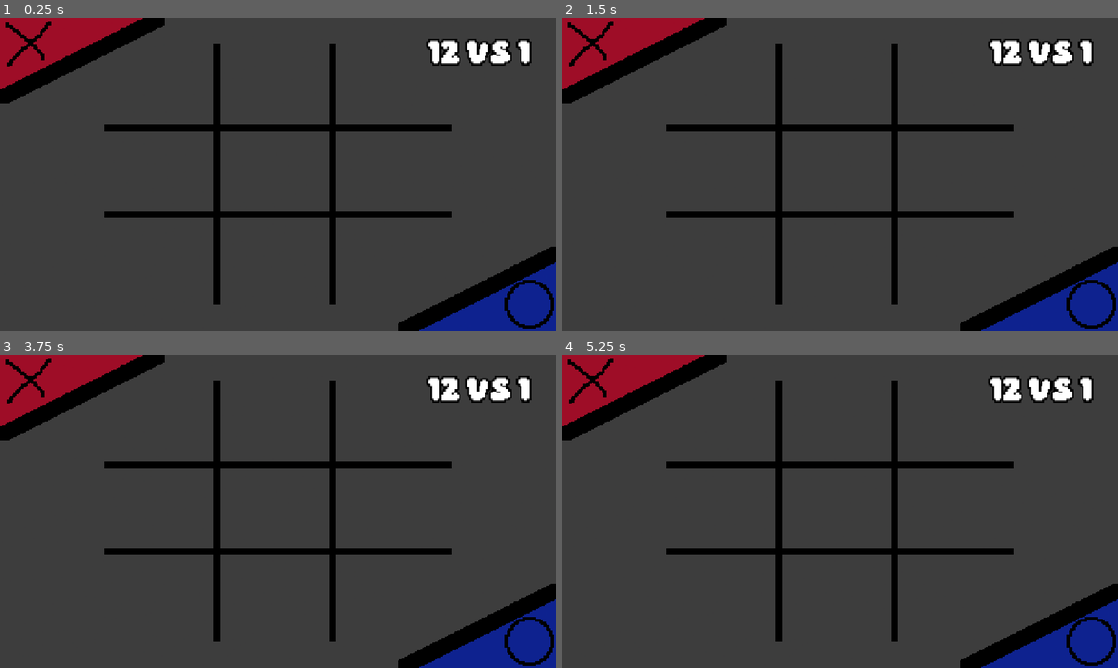
Above: before the commit, frames 1-4 (two rows, left to right).
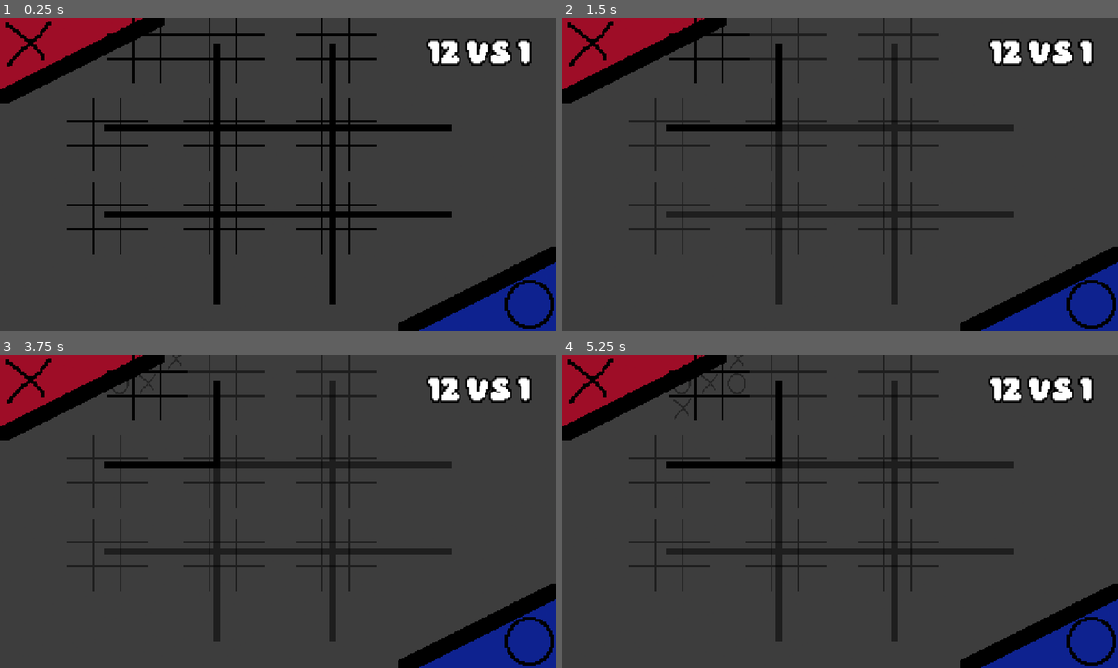
Above: after the commit, the same moments.

Repository: vii-abdullatif/Co-op
Game: Godot game, scene res://scenes/tictactoe/ultimate.tscn
The game is run twice, just before and just after one commit, with the same random seed, the same clock (stepped at 60 frames per second) and the same inputs. This scene is started directly instead of the project's main scene.
Inputs (mouse positions are in pixels of both pictures, inside the frame that each line leads up to):
- Up to frame 1 (0.25 s): no input
- Up to frame 2 (1.5 s): click (723, 86) at 0.5 s; click (712, 24) at 1.27 s
- Up to frame 3 (3.75 s): click (172, 361) at 2.02 s; click (122, 383) at 2.77 s; click (150, 383) at 3.52 s
- Up to frame 4 (5.25 s): click (734, 383) at 4.27 s; click (684, 408) at 5.02 s

The runs differ from the first frame. In frame 1, 2.6% of the frame differs, in the area x 12-68%, y 0-76%; in frame 2, 6.2%; in frame 3, 6.3%; in frame 4, 6.4%, in the area x 12-82%, y 0-92%.

Commit message:
Add ultimate tictactoe logic
Used some help from claude for the logic and the flow, fixing the aspects and UI modification left

Diff:
--- a/scenes/tictactoe/base.gd
+++ b/scenes/tictactoe/base.gd
@@ -1,8 +1,9 @@
 extends Control
 
 signal finished(result:String)
-
+signal turn_changed(turn:String)
 @export var turn = "x"
+@export var auto_restart := true
 var textures = {
 	"x":preload("res://assets/x-tic.png"),
 	"o":preload("res://assets/o.png")
@@ -10,6 +11,7 @@
 
 var buttons = []
 var board = []
+var game_over := false
 
 func _ready():
 	for i in 9:
@@ -31,17 +33,27 @@
 		board.push_back("")
 
 func _on_btn_pressed(index:int):
+	if game_over or board[index] != "":
+		return
 	board[index] = turn
 	buttons[index].icon = textures[turn]
 	buttons[index].disabled = true
 	var result = tictactoeLogic.check_result(board)
 	if result != "":
+		game_over = true
 		finished.emit(result)
-		await get_tree().create_timer(1).timeout
-		restart()
-
+		if auto_restart:
+			await get_tree().create_timer(1).timeout
+			restart()
+		return
 	turn = "o" if turn == "x" else "x"
+	turn_changed.emit(turn)
 
 func start(first:String):
 	restart()
 	turn = first
+	turn_changed.emit(turn)
+
+func set_locked(locked:bool):
+	for btn in buttons:
+		btn.mouse_filter = Control.MOUSE_FILTER_IGNORE if locked else Control.MOUSE_FILTER_STOP
--- a/scenes/tictactoe/base.tscn
+++ b/scenes/tictactoe/base.tscn
@@ -223,6 +223,7 @@
 [sub_resource type="StyleBoxEmpty" id="StyleBoxEmpty_6unqh"]
 
 [node name="Base" type="Control" unique_id=1726152457]
+custom_minimum_size = Vector2(300, 200)
 layout_mode = 3
 anchors_preset = 15
 anchor_right = 1.0
--- a/scenes/tictactoe/ultimate.gd
+++ b/scenes/tictactoe/ultimate.gd
@@ -1,6 +1,6 @@
 extends Control
 
-const mini_scene = preload("res://scenes/tictactoe/normal.tscn")
+const mini_scene = preload("res://scenes/tictactoe/base.tscn")
 const mini_cell_size = Vector2(300,200)
 const design_size = Vector2(1280,720)
 
@@ -9,8 +9,8 @@
 @onready var mini_indicator = $miniIndicator
 
 var textures = {
-	"x":"res://assets/x_tic.png",
-	"o":"res://assets/o.png"
+	"x":load("res://assets/x-tic.png"),
+	"o":load("res://assets/o.png")
 }
 
 var big_board:Array[String] = []
@@ -18,5 +18,92 @@
 var active_cell = -1
 var picker = "x"
 var mini_first = "o"
+var mini_turn = "o"
+var game_done = false
 
-var game_done = false
+func _ready():
+	for i in 9:
+		var slot = grid.get_node(str(i))
+		slot.texture_filter = CanvasItem.TEXTURE_FILTER_NEAREST
+
+		var mini_instantiate = mini_scene.instantiate()
+		slot.add_child(mini_instantiate)
+		mini_instantiate.name = "mini"
+		mini_instantiate.size = design_size
+		mini_instantiate.scale = mini_cell_size / design_size
+		mini_instantiate.auto_restart = true
+		mini_instantiate.mouse_filter = Control.MOUSE_FILTER_IGNORE
+
+		slot.pressed.connect(_on_pick.bind(i))
+		mini_instantiate.finished.connect(_on_mini_finished)
+		mini_instantiate.turn_changed.connect(_on_mini_turn_changed)
+
+	new_match()
+
+func _on_mini_finished(result:String):
+	var i = active_cell
+	if i == -1:
+		return
+	var mini = _get_part(i,"mini")
+	await get_tree().create_timer(1).timeout
+	if result == "draw":
+		mini_first = flip_turn(mini_first)
+		mini.start(mini_first)
+		return
+	big_board[i] = result
+	_get_slot(i).icon = textures[result]
+	mini.hide()
+	mini.set_locked(true)
+	active_cell = -1
+
+	if tictactoeLogic.check_result(big_board) != "":
+		game_done = true
+	else:
+		picker = flip_turn(picker)
+	update_ui()
+func _on_pick(index:int):
+	if game_done or active_cell != -1 or big_board[index] != "":
+		return
+	active_cell = index
+	mini_first = flip_turn(picker)
+	mini_turn = mini_first
+	var mini = _get_part(index,"mini")
+	mini.set_locked(false)
+	mini.start(mini_first)
+	update_ui()
+
+
+func new_match():
+	picker = "x"
+	mini_turn = "o"
+	active_cell = -1
+	game_done = false
+	big_board.clear()
+	big_board.resize(9)
+	big_board.fill("")
+	for i in 9:
+		_get_slot(i).icon = null
+		var mini = _get_part(i,"mini")
+		mini.show()
+		mini.restart()
+		mini.set_locked(true)
+	update_ui()
+
+func update_ui():
+	for i in 9:
+		_get_slot(i).modulate.a = 1.0 if (active_cell == -1 or i == active_cell) else 0.5
+	var current = mini_turn if active_cell == -1 else picker
+
+
+func _get_slot(i:int)->Control:
+	return grid.get_node(str(i))
+
+func _get_part(i:int,part:String)->Node:
+	return _get_slot(i).get_node(part)
+
+func flip_turn(p:String)->String:
+	return "o" if p =="x" else "x"
+
+func _on_mini_turn_changed(new_turn:String):
+	mini_turn = new_turn
+	update_ui()
